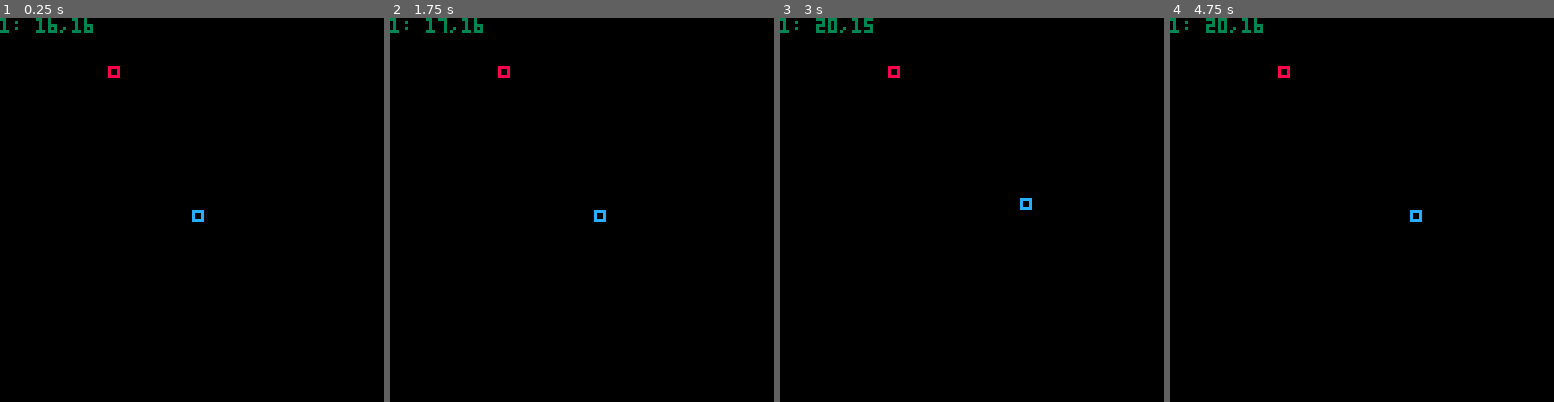
Above: before the commit, frames 1-4 (left to right).
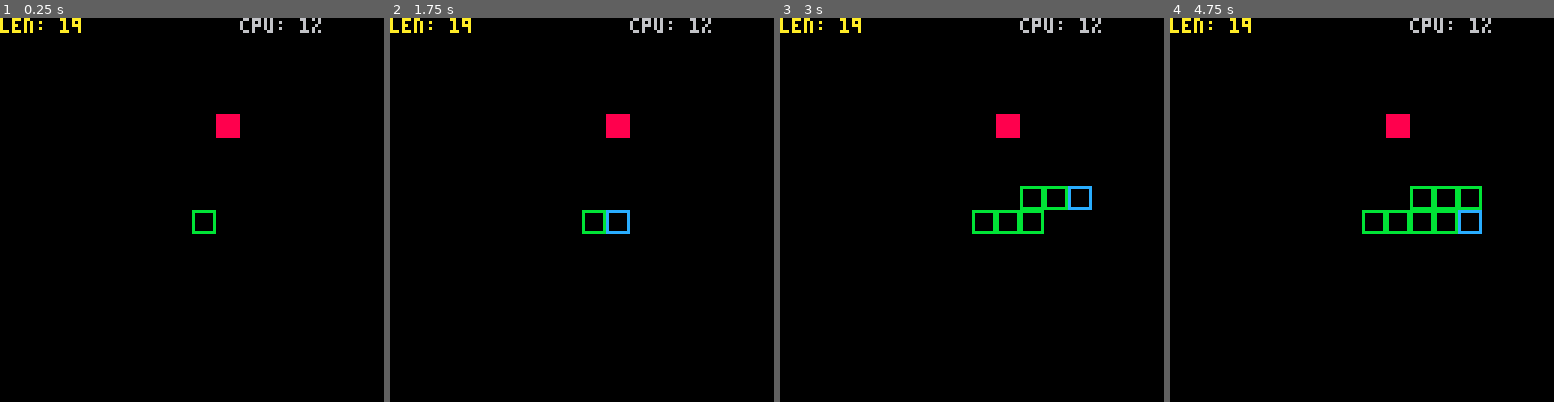
Above: after the commit, the same moments.

Repository: EngMaltez/P8Lab
Game: PICO-8 cartridge snake.p8
Two runs of this game, one before a commit and one after it. Both use one fixed random seed, a clock stepped at 60 frames per second and the inputs below.
Inputs:
- Up to frame 1 (0.25 s): no input
- Up to frame 2 (1.75 s): hold Right from 1.6 s (still down)
- Up to frame 3 (3 s): release Right at 2.1 s; hold Up 2.15-2.42 s; hold Right from 2.47 s (still down)
- Up to frame 4 (4.75 s): release Right at 3.03 s; hold Left 3.08-3.58 s; hold Down 3.63-3.97 s; hold Right 4.02-4.68 s; hold Up from 4.73 s (still down)

The runs differ from the first frame. In frame 1, 1.4% of the frame differs, in the area x 0-84%, y 0-57%; in frame 2, 1.6%; in frame 3, 2.3%; in frame 4, 2.7%.

Commit message:
snake slowdown bug found and fixed

Diff:
--- a/snake.p8
+++ b/snake.p8
@@ -3,18 +3,28 @@
 __lua__
 -- snake
 -- by zetlam
--- spent: ⧗⧗⧗⧗
+-- spent: ⧗⧗⧗⧗ ⧗
+--
+-- bugs:
+-- 1. slowdown when length > 20
+--   - solution stop printing coordinates
 
 ticks = 0
 move_beat=10
 
-grid_size=4
+grid_size=8
 
-body={{x=16,y=16}}
+body={{
+		x=flr(128/grid_size/2),
+		y=flr(128/grid_size/2)
+}}
 dx,dy = 0,0
 fruits={}
 
 function _init()
+	for i=1,18 do
+		grow_snake()
+	end
 	create_fruit()
 end
 
@@ -45,10 +55,11 @@
 
 function _draw()
 	cls()
-	for i=1,#body do
-		print(i..": "..body[i].x..","..body[i].y,3)
-	end
-	-- draw body
+	-- print snake coordinates
+	--for i=1,#body do
+	--	print(i..": "..body[i].x..","..body[i].y,3)
+	--end
+	-- draw snake
 	for i=1,#body do
 		if i==1 then
 			cor=12
@@ -67,7 +78,16 @@
 	for f in all(fruits) do
 		draw_fruit(f.x,f.y)
 	end
-end
+	print("len: "..#body,0,0,10)
+	print("cpu: "..
+		flr(100*stat(1)).."%"
+		,80,0,6)
+end -- end _draw
+
+
+
+-->8
+-- snake
 
 function move_snake(dx,dy)
 	for i=#body,2,-1 do
@@ -86,26 +106,24 @@
 	}
 end
 
+-->8
+-- fruit
+
 function create_fruit()
 	fruit = {
-		x=flr(rnd(32)),
-		y=flr(rnd(32))
-	}
+		x=flr(rnd(128/grid_size)),
+		y=flr(rnd(128/grid_size))}
 	add(fruits, fruit)
 end
 
--->8
--- graphics
-
 function draw_fruit(x,y)
-	rect(
-		x*grid_size,
-		y*grid_size,
+	rectfill(
+		x*grid_size, y*grid_size,
 		(x+1)*grid_size-1,
 		(y+1)*grid_size-1,
-		8
-	)
+		8)
 end
+
 
 __gfx__
 00000000000000000000000000000000000000000000000000000000000000000000000000000000000000000000000000000000000000000000000000000000
